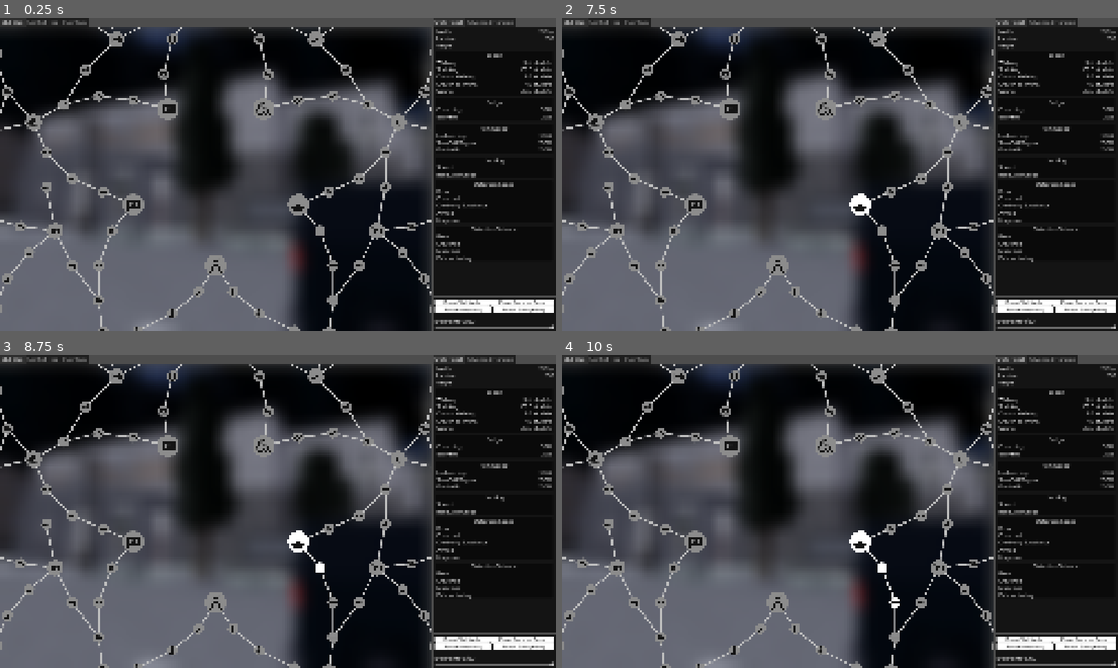
Above: before the commit, frames 1-4 (two rows, left to right).
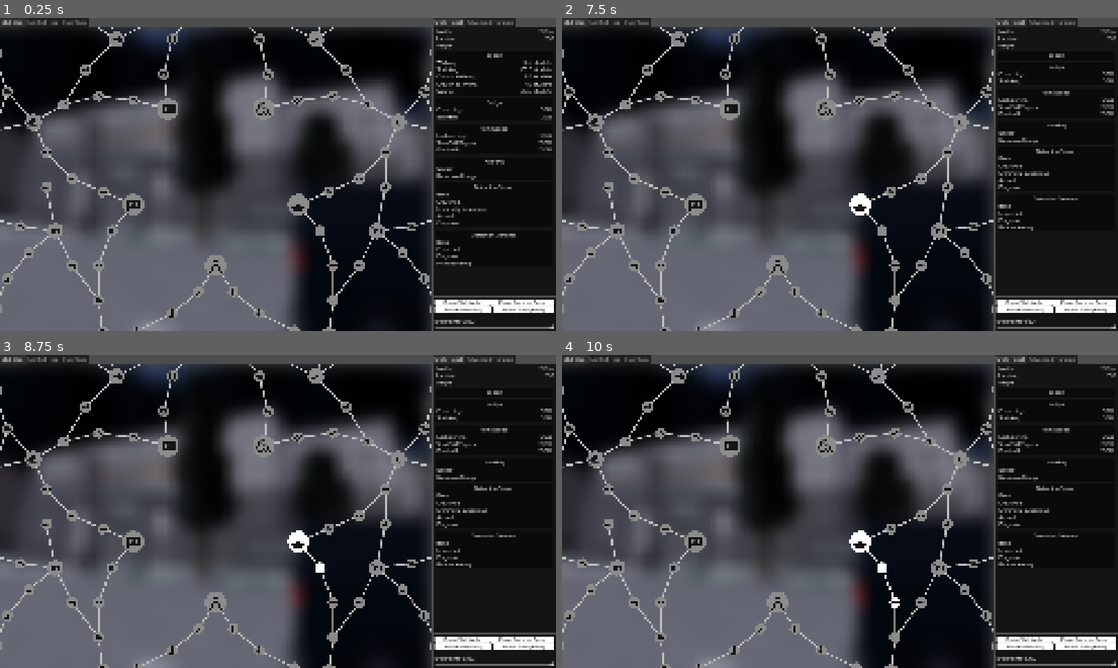
Above: after the commit, the same moments.

Repository: scattered-nightshade/epfc-builder-godot
Game: Godot game, scene res://app/main.tscn
Two runs of this game, one before a commit and one after it. Both use one fixed random seed, a clock stepped at 60 frames per second and the inputs below. The engine's default icon, where the game draws it, is replaced by a stand-in: a white triangle on a blue panel in a dark square.
Inputs (mouse positions are in pixels of both pictures, inside the frame that each line leads up to):
- Up to frame 1 (0.25 s): no input
- Up to frame 2 (7.5 s): click (645, 71) at 0.5 s; click (662, 96) at 1.25 s; click (695, 99) at 2 s; click (623, 105) at 2.75 s; click (584, 227) at 3.5 s; click (595, 121) at 4.25 s; click (862, 205) at 5 s; click (617, 230) at 5.75 s; click (678, 39) at 6.5 s; click (1023, 52) at 7.25 s
- Up to frame 3 (8.75 s): click (322, 567) at 8 s
- Up to frame 4 (10 s): click (895, 602) at 8.75 s; click (923, 602) at 9.5 s

The runs differ from the first frame. In frame 1, 1.0% of the frame differs, in the area x 78-93%, y 44-80%; in frame 2, 2.2%, in the area x 78-100%, y 13-78%; in frame 3, 2.2%; in frame 4, 2.2%.

Commit message:
Added collapsing sections on the stats panel

Diff:
--- a/epfc-builder/app/stats_panel/stats_panel.tscn
+++ b/epfc-builder/app/stats_panel/stats_panel.tscn
@@ -1,6 +1,7 @@
 [gd_scene format=3 uid="uid://cyh7nux4im0d4"]
 
 [ext_resource type="Script" uid="uid://duq6sebc4sg5w" path="res://app/stats_panel/stats_panel.gd" id="1_hk46d"]
+[ext_resource type="Script" uid="uid://buer5qqwvtkyn" path="res://app/stats_panel/table.gd" id="2_p67ue"]
 
 [sub_resource type="StyleBoxFlat" id="StyleBoxFlat_wj63m"]
 bg_color = Color(0.039215688, 0.039215688, 0.039215688, 1)
@@ -110,6 +111,7 @@
 theme_override_constants/margin_top = 5
 theme_override_constants/margin_right = 5
 theme_override_constants/margin_bottom = 5
+script = ExtResource("2_p67ue")
 
 [node name="PanelContainer" type="PanelContainer" parent="ScrollRect/VBoxContainer/SpeedTable" unique_id=2065300029]
 layout_mode = 2
@@ -127,6 +129,7 @@
 
 [node name="Label" type="Label" parent="ScrollRect/VBoxContainer/SpeedTable/PanelContainer/MarginContainer/VBoxContainer" unique_id=64343283]
 layout_mode = 2
+mouse_filter = 0
 text = "Speed"
 horizontal_alignment = 1
 
@@ -200,6 +203,7 @@
 theme_override_constants/margin_top = 5
 theme_override_constants/margin_right = 5
 theme_override_constants/margin_bottom = 5
+script = ExtResource("2_p67ue")
 
 [node name="PanelContainer" type="PanelContainer" parent="ScrollRect/VBoxContainer/DodgeTable" unique_id=19850212]
 layout_mode = 2
@@ -217,6 +221,7 @@
 
 [node name="Label" type="Label" parent="ScrollRect/VBoxContainer/DodgeTable/PanelContainer/MarginContainer/VBoxContainer" unique_id=579641948]
 layout_mode = 2
+mouse_filter = 0
 text = "Dodge"
 horizontal_alignment = 1
 
@@ -254,6 +259,7 @@
 theme_override_constants/margin_top = 5
 theme_override_constants/margin_right = 5
 theme_override_constants/margin_bottom = 5
+script = ExtResource("2_p67ue")
 
 [node name="PanelContainer" type="PanelContainer" parent="ScrollRect/VBoxContainer/ItemSpeedTable" unique_id=893846478]
 layout_mode = 2
@@ -271,6 +277,7 @@
 
 [node name="Label" type="Label" parent="ScrollRect/VBoxContainer/ItemSpeedTable/PanelContainer/MarginContainer/VBoxContainer" unique_id=2014517168]
 layout_mode = 2
+mouse_filter = 0
 text = "Item Speed"
 horizontal_alignment = 1
 
@@ -320,6 +327,7 @@
 theme_override_constants/margin_top = 5
 theme_override_constants/margin_right = 5
 theme_override_constants/margin_bottom = 5
+script = ExtResource("2_p67ue")
 
 [node name="PanelContainer" type="PanelContainer" parent="ScrollRect/VBoxContainer/HackingTable" unique_id=2047951253]
 layout_mode = 2
@@ -328,13 +336,16 @@
 [node name="MarginContainer" type="MarginContainer" parent="ScrollRect/VBoxContainer/HackingTable/PanelContainer" unique_id=275718566]
 layout_mode = 2
 theme_override_constants/margin_left = 5
-theme_override_constants/margin_right = 5
+theme_override_constants/margin_top = 5
+theme_override_constants/margin_right = 5
+theme_override_constants/margin_bottom = 5
 
 [node name="VBoxContainer" type="VBoxContainer" parent="ScrollRect/VBoxContainer/HackingTable/PanelContainer/MarginContainer" unique_id=319423764]
 layout_mode = 2
 
 [node name="Label" type="Label" parent="ScrollRect/VBoxContainer/HackingTable/PanelContainer/MarginContainer/VBoxContainer" unique_id=757451134]
 layout_mode = 2
+mouse_filter = 0
 text = "Hacking"
 horizontal_alignment = 1
 
@@ -372,6 +383,7 @@
 theme_override_constants/margin_top = 5
 theme_override_constants/margin_right = 5
 theme_override_constants/margin_bottom = 5
+script = ExtResource("2_p67ue")
 
 [node name="PanelContainer" type="PanelContainer" parent="ScrollRect/VBoxContainer/DetectionSpeedTable" unique_id=804767846]
 layout_mode = 2
@@ -380,13 +392,16 @@
 [node name="MarginContainer" type="MarginContainer" parent="ScrollRect/VBoxContainer/DetectionSpeedTable/PanelContainer" unique_id=942982709]
 layout_mode = 2
 theme_override_constants/margin_left = 5
-theme_override_constants/margin_right = 5
+theme_override_constants/margin_top = 5
+theme_override_constants/margin_right = 5
+theme_override_constants/margin_bottom = 5
 
 [node name="VBoxContainer" type="VBoxContainer" parent="ScrollRect/VBoxContainer/DetectionSpeedTable/PanelContainer/MarginContainer" unique_id=4886504]
 layout_mode = 2
 
 [node name="Label" type="Label" parent="ScrollRect/VBoxContainer/DetectionSpeedTable/PanelContainer/MarginContainer/VBoxContainer" unique_id=698583805]
 layout_mode = 2
+mouse_filter = 0
 text = "Detection Speed"
 horizontal_alignment = 1
 
@@ -460,6 +475,7 @@
 theme_override_constants/margin_top = 5
 theme_override_constants/margin_right = 5
 theme_override_constants/margin_bottom = 5
+script = ExtResource("2_p67ue")
 
 [node name="PanelContainer" type="PanelContainer" parent="ScrollRect/VBoxContainer/DetectionRangeTable" unique_id=2010866797]
 layout_mode = 2
@@ -468,13 +484,16 @@
 [node name="MarginContainer" type="MarginContainer" parent="ScrollRect/VBoxContainer/DetectionRangeTable/PanelContainer" unique_id=1229309582]
 layout_mode = 2
 theme_override_constants/margin_left = 5
-theme_override_constants/margin_right = 5
+theme_override_constants/margin_top = 5
+theme_override_constants/margin_right = 5
+theme_override_constants/margin_bottom = 5
 
 [node name="VBoxContainer" type="VBoxContainer" parent="ScrollRect/VBoxContainer/DetectionRangeTable/PanelContainer/MarginContainer" unique_id=1946059724]
 layout_mode = 2
 
 [node name="Label" type="Label" parent="ScrollRect/VBoxContainer/DetectionRangeTable/PanelContainer/MarginContainer/VBoxContainer" unique_id=2088654375]
 layout_mode = 2
+mouse_filter = 0
 text = "Detection Distance"
 horizontal_alignment = 1
 
--- /dev/null
+++ b/epfc-builder/app/stats_panel/table.gd
@@ -0,0 +1,11 @@
+class_name StatsPanelTable extends MarginContainer
+
+@onready var label: Label = $PanelContainer/MarginContainer/VBoxContainer/Label
+@onready var grid_container: GridContainer = $PanelContainer/MarginContainer/VBoxContainer/GridContainer
+
+func _ready():
+	label.gui_input.connect(on_title_clicked)
+
+func on_title_clicked(event: InputEvent) -> void:
+	if event is InputEventMouseButton && event.is_pressed():
+		grid_container.visible = !grid_container.visible
Not shown, added: epfc-builder/app/stats_panel/table.gd.uid
